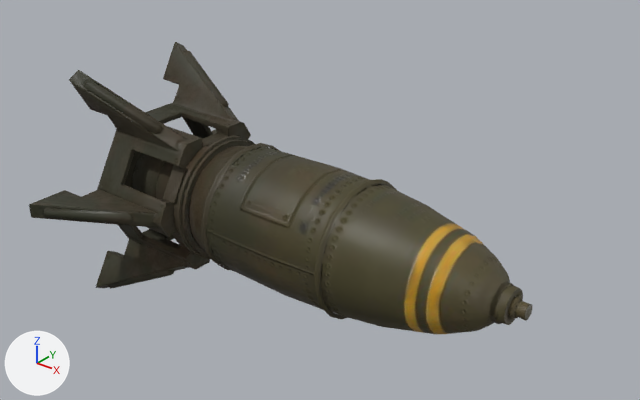
Renders of the glTF model game/models/weapons/hebomb_3.glb from each side of a commit.
The view is the same before and after, from a camera (50 mm lens) standing at (1.024, -1.227, 0.836) and looking at (0.032, 0.013, 0.067). The axes (+X, +Y, +Z) are drawn at lower left. The lights are the same throughout. The older version comes first. Vertices at exactly the same position are counted once.

Names of what the first picture shows: 'defaultMaterial'.
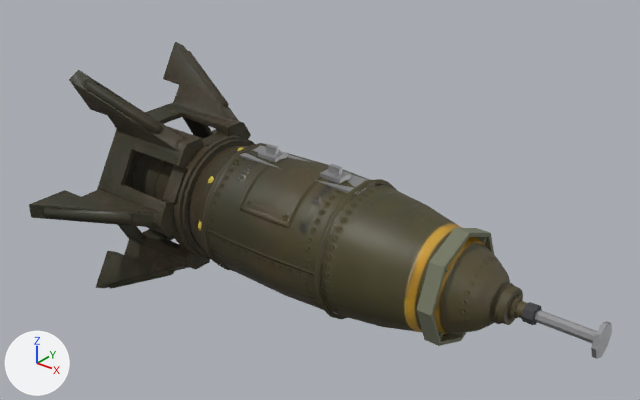
Location of each change, [x1, y1, x2, y2] in pixels of the pictures (640 x 400 px):
'defaultMaterial', reshaped (16% wider, 9% taller): before [29, 42, 533, 334]; after [29, 42, 612, 359]
part 1 of me_defaultmaterial_001, added: after [534, 310, 597, 344]
part 2 of me_defaultmaterial_001, added: after [591, 321, 612, 359]
part 3 of me_defaultmaterial_001, added: after [240, 145, 375, 195]
part 4 of me_defaultmaterial_001, added: after [258, 149, 287, 162]
part 5 of me_defaultmaterial_001, added: after [266, 144, 279, 155]
part 6 of me_defaultmaterial_001, added: after [320, 169, 351, 184]
part 7 of me_defaultmaterial_001, added: after [329, 164, 342, 176]
part 8 of me_defaultmaterial_001, added: after [521, 302, 542, 325]
part 9 of me_defaultmaterial_001, added: after [417, 228, 494, 346]
part 10 of me_defaultmaterial_001, added: after [198, 147, 244, 264]
part 11 of me_defaultmaterial_001, added (mostly hidden): after [438, 237, 487, 340]

The edits, one by one:
Material 't_yellow' (mat_t_yellow) is new.
Its base color is (0.56, 0.43, 0.045) (yellow #c5af3c).
Its roughness is 0.84.
Material 't_steel' (mat_t_steel) is new.
Its base color is (0.36, 0.36, 0.37) (grey #a2a2a4).
Its metallic is 0.7.
Its roughness is 0.48.
Material 't_olive' (mat_t_olive) is new.
Its base color is (0.17, 0.18, 0.12) (greyish green #737661).
Its roughness is 0.87.
Material 't_brown' (mat_t_brown) is new.
Its base color is (0.33, 0.2, 0.09) (brown #9b7c55).
Its roughness is 0.84.
Material 't_dark' (mat_t_dark) is new.
Its base color is (0.05, 0.05, 0.055) (dark grey #3f3f42).
Its roughness is 0.86.
me_defaultmaterial_001 is used by ob_defaultmaterial; location (0.0, 0.0, 0.0).
me_defaultmaterial_001 had 2757 vertices, 3000 faces and spanned x -0.5..0.5, y -0.301..0.301, z -0.268..0.268.
me_defaultmaterial_001 now has 2957 vertices, 3304 faces and spans x -0.5..0.634, y -0.301..0.301, z -0.268..0.268.
me_defaultmaterial_001 part 1: a new loose piece, an 8-sided cylinder along x spanning x 0.48..0.63, y -0.011..0.011, z -0.011..0.011, in mat_t_steel (grey #a2a2a4).
me_defaultmaterial_001 part 2: a new loose piece, an 8-sided cylinder along x spanning x 0.626..0.634, y -0.032..0.032, z -0.032..0.032, in mat_t_steel (grey #a2a2a4).
me_defaultmaterial_001 part 3: a new loose piece, a box spanning x -0.15..0.15, y -0.032..0.032, z 0.126..0.134, in mat_t_steel (grey #a2a2a4).
me_defaultmaterial_001 part 4: a new loose piece, a box spanning x -0.104..-0.056, y -0.0176..0.0176, z 0.134..0.1436, in mat_t_steel (grey #a2a2a4).
me_defaultmaterial_001 part 5: a new loose piece, a box spanning x -0.0928..-0.0672, y -0.0048..0.0048, z 0.1356..0.158, in mat_t_steel (grey #a2a2a4).
me_defaultmaterial_001 part 6: a new loose piece, a box spanning x 0.056..0.104, y -0.0176..0.0176, z 0.134..0.1436, in mat_t_steel (grey #a2a2a4).
me_defaultmaterial_001 part 7: a new loose piece, a box spanning x 0.0672..0.0928, y -0.0048..0.0048, z 0.1356..0.158, in mat_t_steel (grey #a2a2a4).
me_defaultmaterial_001 part 8: a new loose piece, an 8-sided cylinder along x spanning x 0.495..0.515, y -0.018..0.018, z -0.018..0.018, in mat_t_dark (dark grey #3f3f42).
me_defaultmaterial_001 part 9: a new loose piece of 32 vertices spanning x 0.345..0.375, y -0.113..0.113, z -0.113..0.113, in mat_t_olive (greyish green #737661).
me_defaultmaterial_001 part 10: a new loose piece of 16 vertices spanning x -0.17..-0.14, y -0.133..0.133, z -0.133..0.133, in mat_t_yellow (yellow #c5af3c).
Part 11, on me_defaultmaterial_001:
16 vertices are added at x 0.348, y -0.076..0.076, z -0.076..0.076.
16 new vertices lie (0.024, 0.0, 0.0) away from vertices in x 0.348, y -0.076..0.076, z -0.076..0.076.
48 new faces join them, mat_t_olive (greyish green #737661).
Other edits to the shape of me_defaultmaterial_001 do not show in these pictures.
me_defaultmaterial_001 gains material mat_t_yellow (yellow #c5af3c).
me_defaultmaterial_001 gains material mat_t_steel (grey #a2a2a4).
me_defaultmaterial_001 gains material mat_t_dark (dark grey #3f3f42).
me_defaultmaterial_001 gains material mat_t_olive (greyish green #737661).
me_defaultmaterial_001 gains material mat_t_brown (brown #9b7c55).
